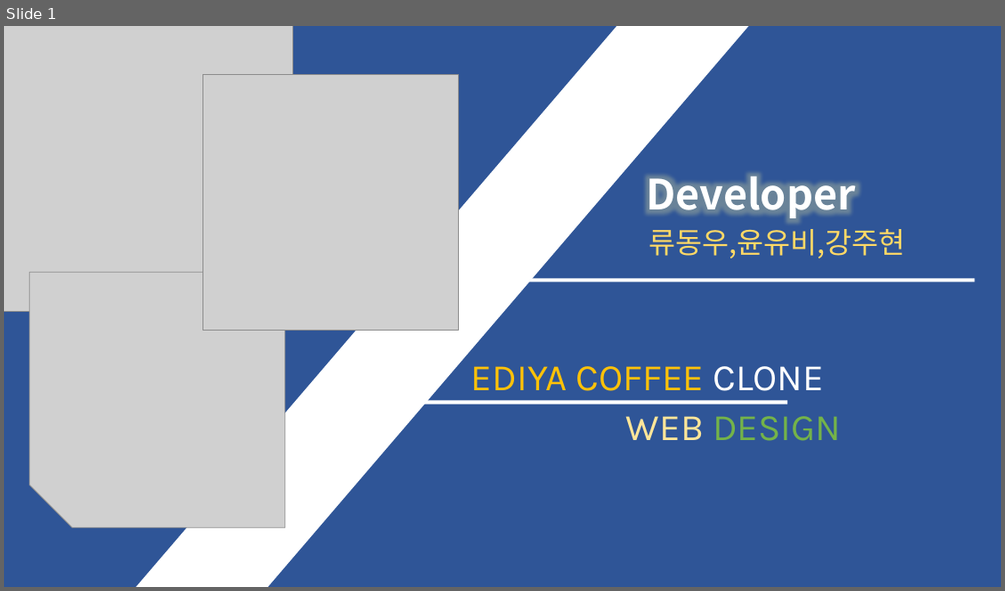
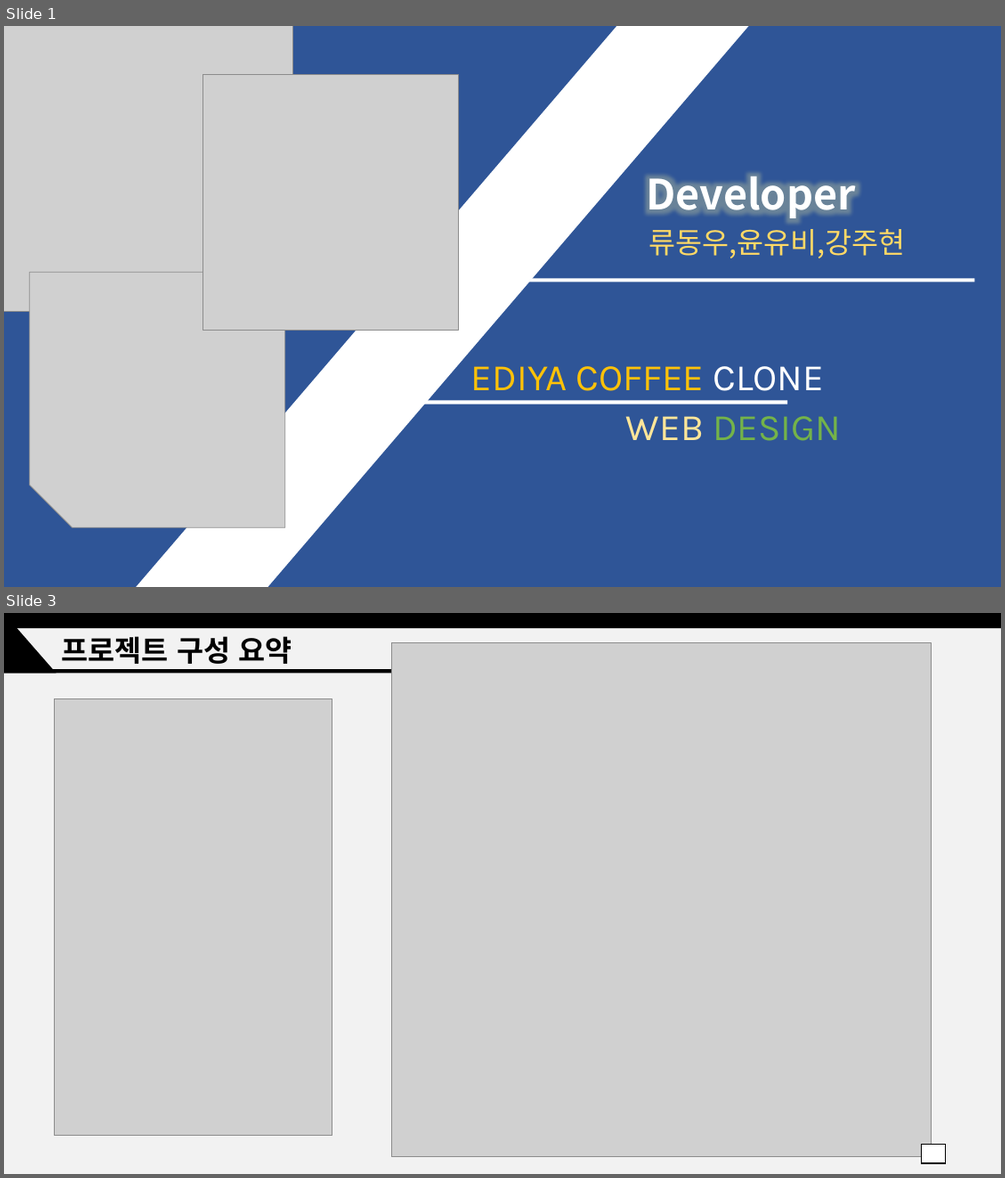
Before and after one commit to jjub0217/ediya3, a slide deck: 윤유비_발표자료.pptx. Shown one above the other, each under a label of ours: slide 1 before the commit, slides 1 and 3 after it; the slides between them are not shown. The pictures are 1005x591 and 1005x1178 pixels, drawn with LibreOffice and Linux fonts; fonts in the diff are those of the drawing; grey boxes stand for pictures. Boxes give left, top, right and bottom in pixels: in the first picture for what was removed or moved away, otherwise in the second. Text is boxed around its words. In the diff, an @@ line names an element or a change of style, - is before the commit and + after.

```diff
--- a/윤유비_발표자료.pptx
+++ b/윤유비_발표자료.pptx
@@ slide 3 added at <box>4,613,1001,1174</box>, background #FFFFFF @@
@@ rectangle added at <box>4,613,1001,1174</box>, fill #F2F2F2 @@
@@ triangle added at <box>4,613,56,673</box>, fill #000000 @@
@@ rectangle added at <box>4,613,1001,628</box>, fill #000000 @@
@@ text added at <box>62,636,291,664</box>, 28 pt, text #000000, bold @@
+프로젝트 구성 요약
@@ picture added at <box>391,643,931,1157</box> @@
@@ rectangle added at <box>4,669,421,673</box>, fill #000000 @@
@@ picture added at <box>54,699,332,1135</box> @@
@@ rectangle added at <box>922,1144,946,1163</box>, fill #FFFFFF, outline #000000 1 pt @@
```
Also in this commit, not shown: 9 slides changed, 5 other slides added, 1 slide removed, 3 other files.
